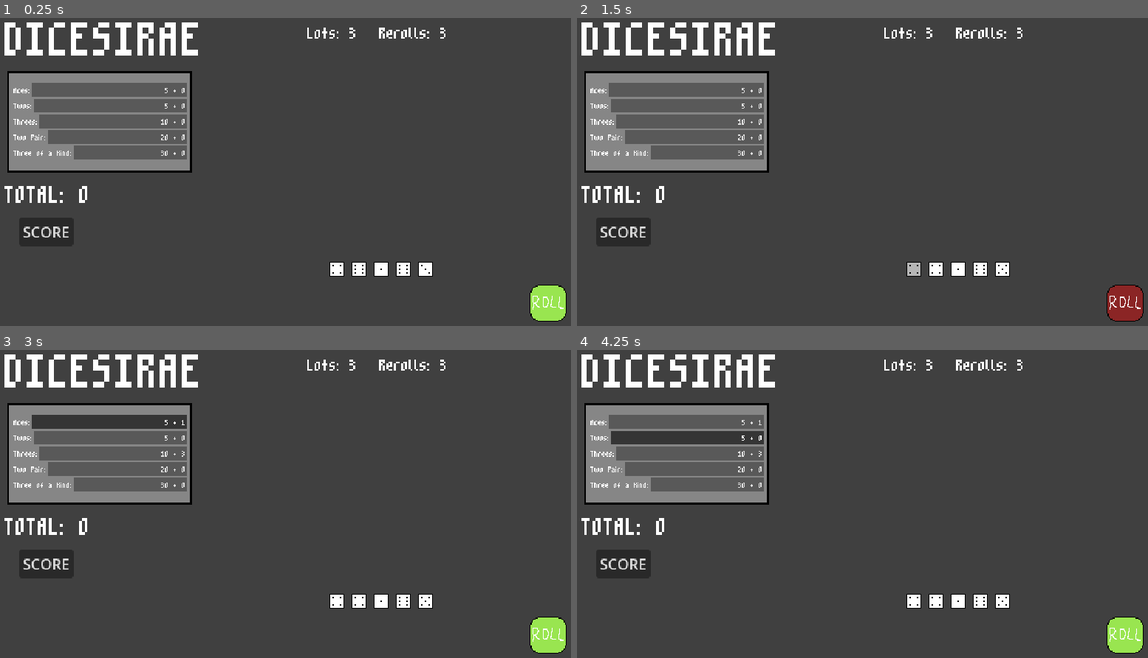
Above: before the commit, frames 1-4 (two rows, left to right).
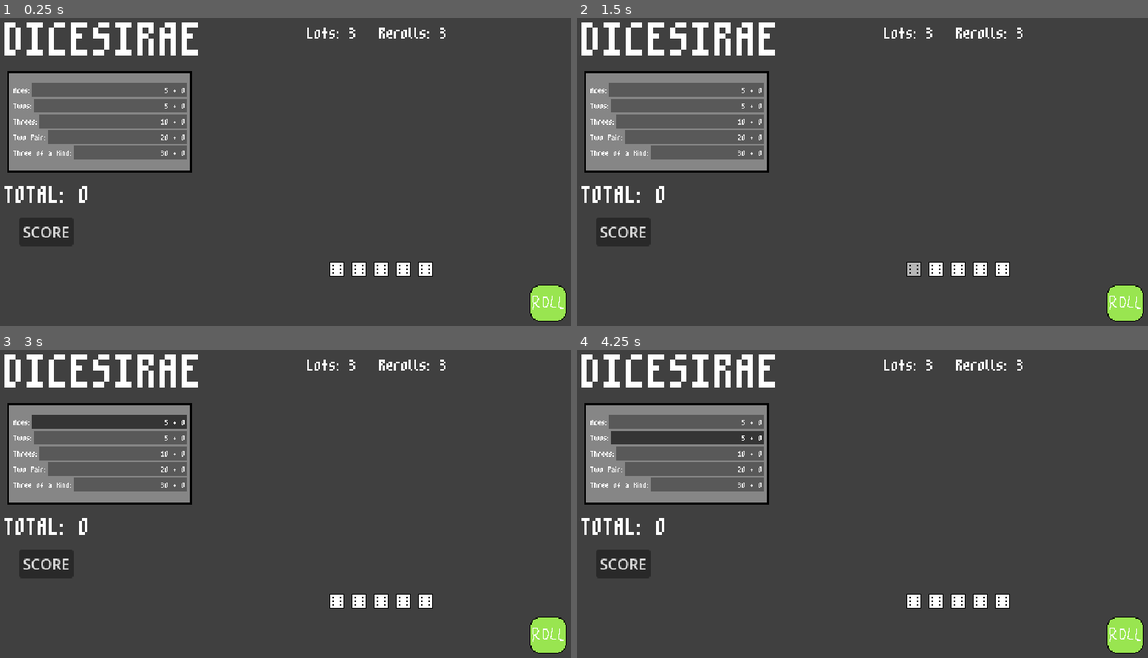
Above: after the commit, the same moments.

Repository: xander6424/DICESIRAE
Game: Godot game, scene res://scenes/main.tscn
Same seed, same stepped clock (60 frames per second), same inputs: the game is played once before the commit and once after it.
Inputs (mouse positions are in pixels of both pictures, inside the frame that each line leads up to):
- Up to frame 1 (0.25 s): no input
- Up to frame 2 (1.5 s): click (1125, 304) at 0.5 s; click (913, 270) at 1.27 s
- Up to frame 3 (3 s): click "SCORE" at 2 s; click "5 + 1" (after the commit: "5 + 0") at 2.75 s
- Up to frame 4 (4.25 s): click "5 + 0" at 3.5 s

The runs differ from the first frame. In frame 1, less than 0.1% of the frame differs, in the area x 58-76%, y 80-84%; in frame 2, 0.6%, in the area x 58-100%, y 80-99%; in frame 3, less than 0.1%; in frame 4, less than 0.1%.
Error after the commit: Parse Error: Identifier "update_scorecard" not declared in the current scope. (res://scripts/dice.gd:73)

Commit message:
Moved Functions
Moved certain functions from main script to the dice script, because their signals were redundant and only accessed global variables.

Diff:
--- a/scenes/main.tscn
+++ b/scenes/main.tscn
@@ -112,19 +112,4 @@
 offset_bottom = 160.0
 
 [connection signal="update_scorecard" from="." to="Scorecard" method="_on_update_scorecard"]
-[connection signal="reset" from="DiceSet/Dice1" to="." method="_on_reset"]
-[connection signal="roll_done" from="DiceSet/Dice1" to="." method="_on_dice_roll_done"]
-[connection signal="saved_pressed" from="DiceSet/Dice1" to="." method="_on_saved_pressed"]
-[connection signal="reset" from="DiceSet/Dice2" to="." method="_on_reset"]
-[connection signal="roll_done" from="DiceSet/Dice2" to="." method="_on_dice_roll_done"]
-[connection signal="saved_pressed" from="DiceSet/Dice2" to="." method="_on_saved_pressed"]
-[connection signal="reset" from="DiceSet/Dice3" to="." method="_on_reset"]
-[connection signal="roll_done" from="DiceSet/Dice3" to="." method="_on_dice_roll_done"]
-[connection signal="saved_pressed" from="DiceSet/Dice3" to="." method="_on_saved_pressed"]
-[connection signal="reset" from="DiceSet/Dice4" to="." method="_on_reset"]
-[connection signal="roll_done" from="DiceSet/Dice4" to="." method="_on_dice_roll_done"]
-[connection signal="saved_pressed" from="DiceSet/Dice4" to="." method="_on_saved_pressed"]
-[connection signal="reset" from="DiceSet/Dice5" to="." method="_on_reset"]
-[connection signal="roll_done" from="DiceSet/Dice5" to="." method="_on_dice_roll_done"]
-[connection signal="saved_pressed" from="DiceSet/Dice5" to="." method="_on_saved_pressed"]
 [connection signal="update_game_status" from="Scorecard" to="." method="_update_round_status"]
--- a/scripts/dice.gd
+++ b/scripts/dice.gd
@@ -1,12 +1,14 @@
 extends RigidBody2D
 
-signal reset()
-signal roll_done(index: int)
-signal saved_pressed(number_rolled: int, saved: bool)
+#signal roll_done(index: int)
+#signal saved_pressed(number_rolled: int, saved: bool)
 
 @onready var faces: Node2D = %Faces
 @onready var roll_button: TextureButton = %RollButton
 @onready var save_button: Button = %SaveButton
+
+var dice_in_play: int = 5
+var dice_rolled: int = 0
 
 var number_rolled = 0
 var current_index = 0
@@ -33,8 +35,11 @@
 
 func roll_button_pressed():
 	if !rolling and !saved:
+		# Reset necessary variables
+		dice_rolled = 0
+		Global.rolling_dice_list.clear()
+
 		roll_button.disabled = true
-		reset.emit()
 		_roll_dice()
 
 func _roll_dice():
@@ -57,8 +62,25 @@
 	number_rolled = current_index + 1
 	rolling = false
 
-	# Return basic D6 dice roll
-	roll_done.emit(number_rolled)
+	# OLD FUNCTION
+
+	dice_rolled += 1
+	Global.rolling_dice_list.append(number_rolled)
+
+	# Doesn't count a roll until all dice are scored
+	if dice_rolled == dice_in_play:
+		Global.rerolls -= 1
+		update_scorecard.emit()
+
+		if Global.rerolls > 0:
+			roll_button.disabled = false
+
+		_update_round_status(false)
+
+
+		# Show numbers in output (remove later)
+		print("DICE ROLLED: ", Global.rolling_dice_list)
+		print("DICE SAVED: ", Global.saved_dice_list)
 
 
 func _save_button_pressed():
@@ -70,4 +92,33 @@
 			saved = false
 			position.y -= 25
 
-		saved_pressed.emit(number_rolled, saved)
+
+	# OLD FUNCTION
+
+	var index: int = 0
+
+	# Dice to be saved
+	if saved:
+		dice_in_play -= 1
+
+		for dice in Global.rolling_dice_list:
+			if dice == number_rolled:
+				Global.saved_dice_list.append(number_rolled)
+				Global.rolling_dice_list.remove_at(index)
+				break
+			index += 1
+	# Dice to be unsaved
+	else:
+		dice_in_play += 1
+
+		for dice in Global.saved_dice_list:
+			if dice  == number_rolled:
+				Global.rolling_dice_list.append(number_rolled)
+				Global.saved_dice_list.remove_at(index)
+				break
+			index += 1
+
+	if Global.rolling_dice_list.is_empty():
+		roll_button.disabled = true
+	else:
+		roll_button.disabled = false
--- a/scripts/main.gd
+++ b/scripts/main.gd
@@ -2,19 +2,11 @@
 
 signal update_scorecard()
 
-@onready var score_label: Label = %Score
 @onready var roll_button: TextureButton = %RollButton
 
-var dice_in_play: int = 5
-var dice_rolled: int = 0
 
 func _ready() -> void:
 	pass
-
-func _on_reset() -> void:
-	# Reset for new roll when pressing the roll button
-	dice_rolled = 0
-	Global.rolling_dice_list.clear()
 
 
 func _update_round_status(current_roll_scored: bool) -> void:
@@ -35,55 +27,3 @@
 	if current_roll_scored:
 		Global.rerolls = 3
 		Global.lots -= 1
-
-
-func _on_dice_roll_done(roll: int) -> void:
-	dice_rolled += 1
-	Global.rolling_dice_list.append(roll)
-
-	# Doesn't count a roll until all dice are scored
-	if dice_rolled == dice_in_play:
-		Global.rerolls -= 1
-		update_scorecard.emit()
-
-		if Global.rerolls > 0:
-			roll_button.disabled = false
-
-		_update_round_status(false)
-
-
-		# Show numbers in output (remove later)
-		print("DICE ROLLED: ", Global.rolling_dice_list)
-		print("DICE SAVED: ", Global.saved_dice_list)
-
-
-func _on_saved_pressed(number_rolled: int, saved: bool) -> void:
-	var index = 0
-
-	# Dice to be saved
-	if saved:
-		dice_in_play -= 1
-
-		for dice in Global.rolling_dice_list:
-			if dice == number_rolled:
-				print("APPENDED") # REMOVE
-				Global.saved_dice_list.append(number_rolled)
-				Global.rolling_dice_list.remove_at(index)
-				break
-			index += 1
-	# Dice to be unsaved
-	else:
-		dice_in_play += 1
-
-		for dice in Global.saved_dice_list:
-			if dice  == number_rolled:
-				print("REMOVED") # REMOVE
-				Global.rolling_dice_list.append(number_rolled)
-				Global.saved_dice_list.remove_at(index)
-				break
-			index += 1
-
-	if Global.rolling_dice_list.is_empty():
-		roll_button.disabled = true
-	else:
-		roll_button.disabled = false
